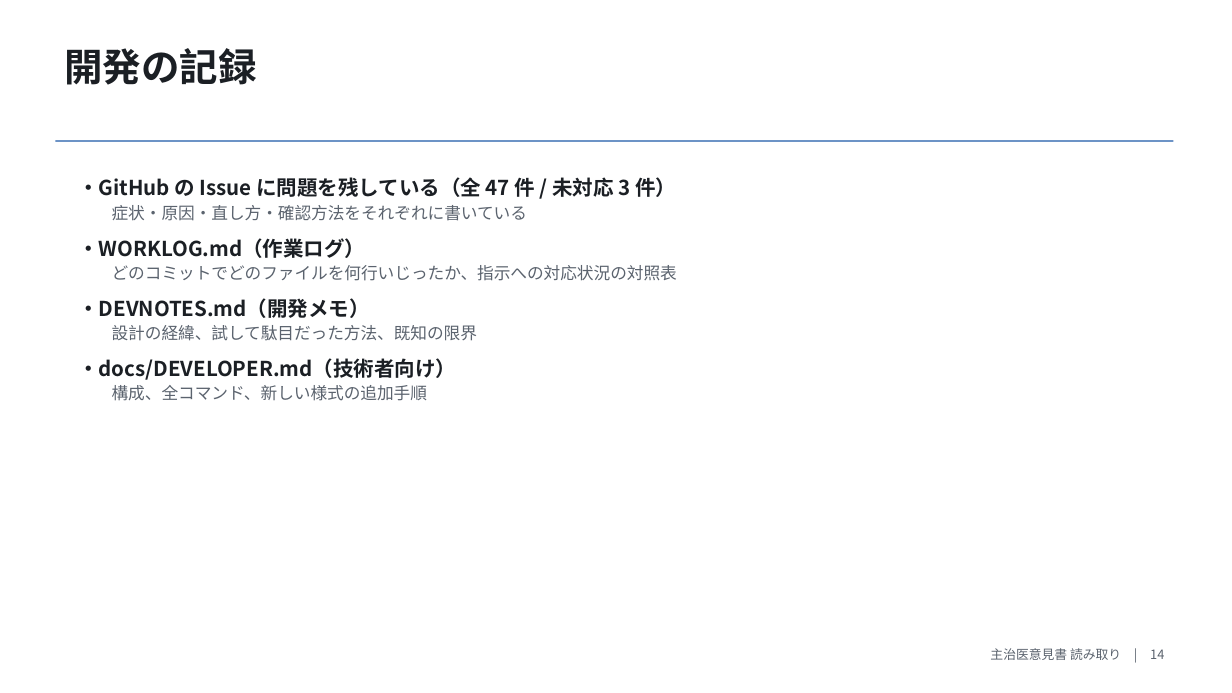
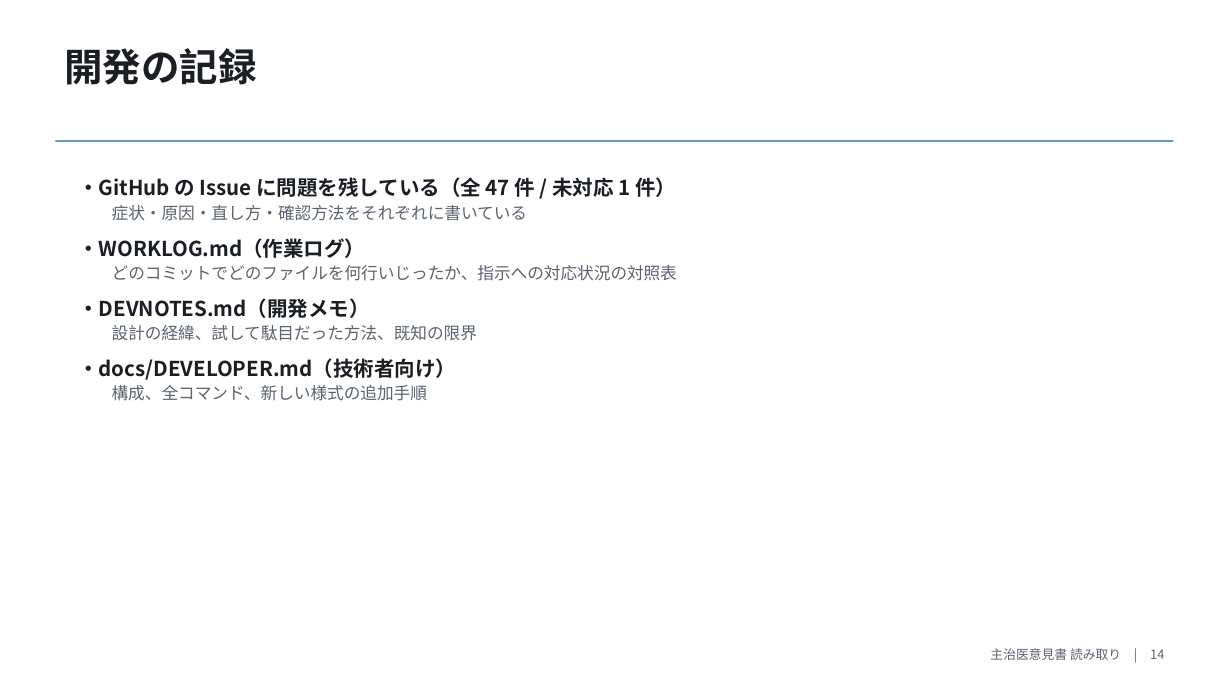
Before and after one commit to masarusanuki/ikensho-ocr, a slide deck: slide 14 of docs/主治医意見書読み取り_概要.pptx. Drawn at 1232x693 pixels with LibreOffice and Linux fonts; fonts in the diff are those of the drawing. Boxes give left, top, right and bottom in pixels: in the first picture for what was removed or moved away, otherwise in the second. Text is boxed around its words. In the diff, an @@ line names an element or a change of style, - is before the commit and + after.

```diff
--- a/docs/主治医意見書読み取り_概要.pptx
+++ b/docs/主治医意見書読み取り_概要.pptx
@@ text at (78, 177, 676, 197): text changed @@
-・GitHub の Issue に問題を残している（全 47 件 / 未対応 3 件）
+・GitHub の Issue に問題を残している（全 47 件 / 未対応 1 件）
```
Also in this commit, not shown: 1 other slide changed, 1 slide added, 1 slide removed, 26 other files.
